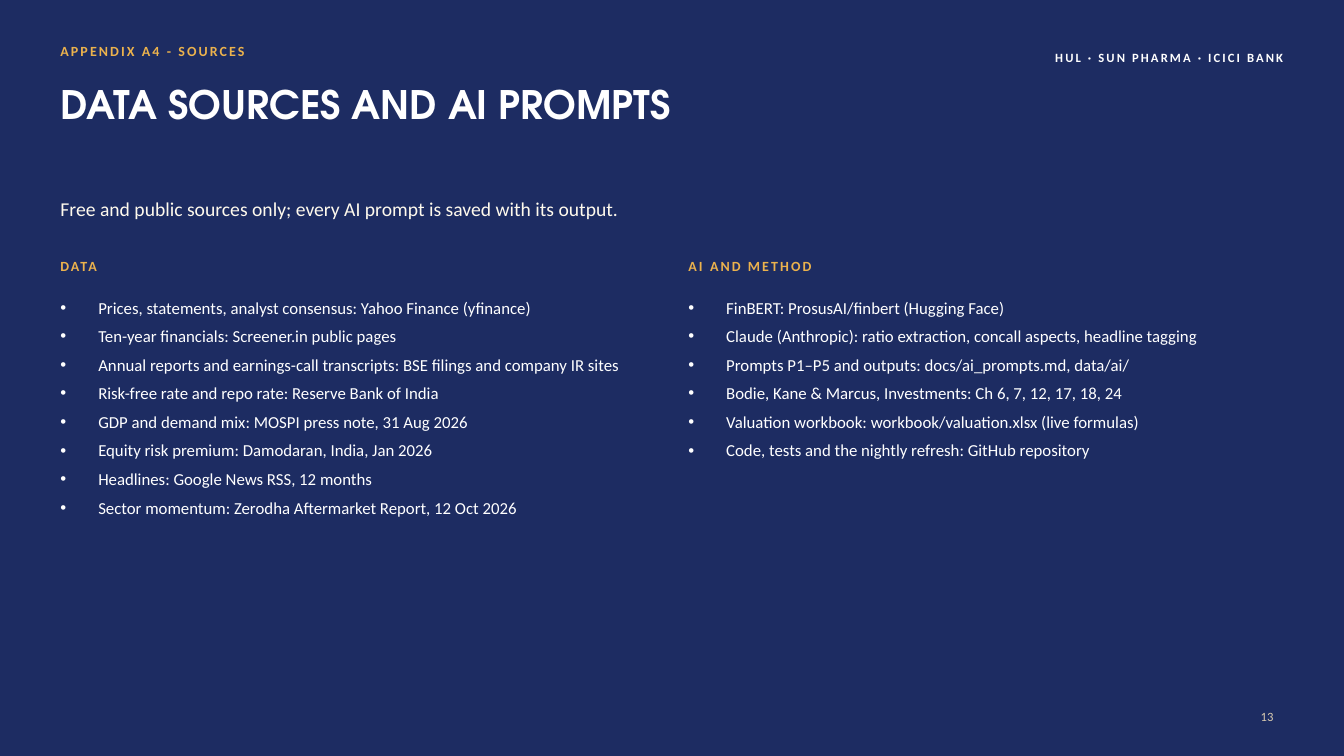
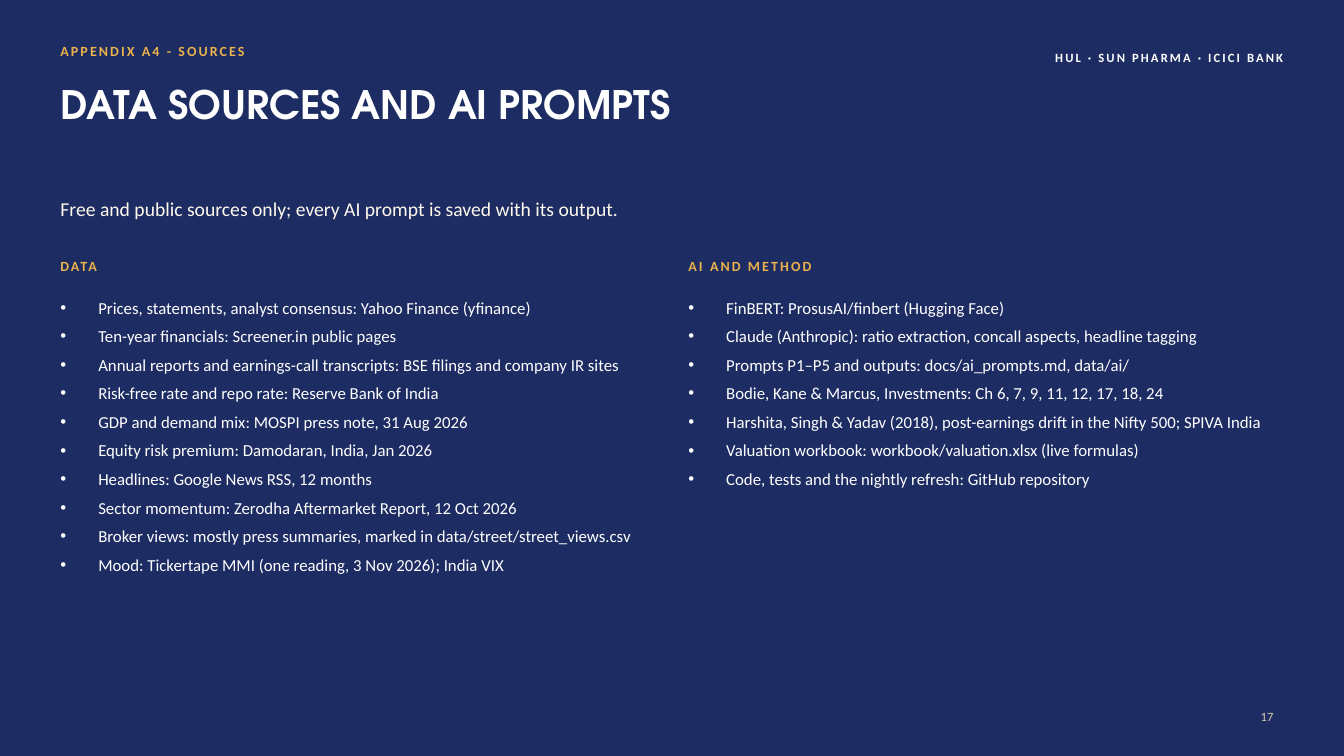
Before and after one commit to xXcromsom/sa-portfolio, a slide deck: slide 17 of deliverables/out/SA_Portfolio_Deck.pptx (slide 13 before the commit). Drawn at 1344x756 pixels with LibreOffice and Linux fonts; fonts in the diff are those of the drawing. Boxes give left, top, right and bottom in pixels: in the first picture for what was removed or moved away, otherwise in the second. Text is boxed around its words. In the diff, an @@ line names an element or a change of style, - is before the commit and + after.

```diff
--- a/deliverables/out/SA_Portfolio_Deck.pptx
+++ b/deliverables/out/SA_Portfolio_Deck.pptx
@@ text at (726, 387, 1261, 431): text changed @@
-• Bodie, Kane & Marcus, Investments: Ch 6, 7, 12, 17, 18, 24
+• Bodie, Kane & Marcus, Investments: Ch 6, 7, 9, 11, 12, 17, 18, 24
+• Harshita, Singh & Yadav (2018), post-earnings drift in the Nifty 500; SPIVA India
@@ text at (98, 530, 631, 574): paragraphs added @@
+• Broker views: mostly press summaries, marked in data/street/street_views.csv
+• Mood: Tickertape MMI (one reading, 3 Nov 2026); India VIX
@@ page number at (1261, 713, 1274, 721): text changed @@
-13
+17
```
Also in this commit, not shown: 9 other slides changed, 5 slides added, 1 slide removed, 21 other files.
